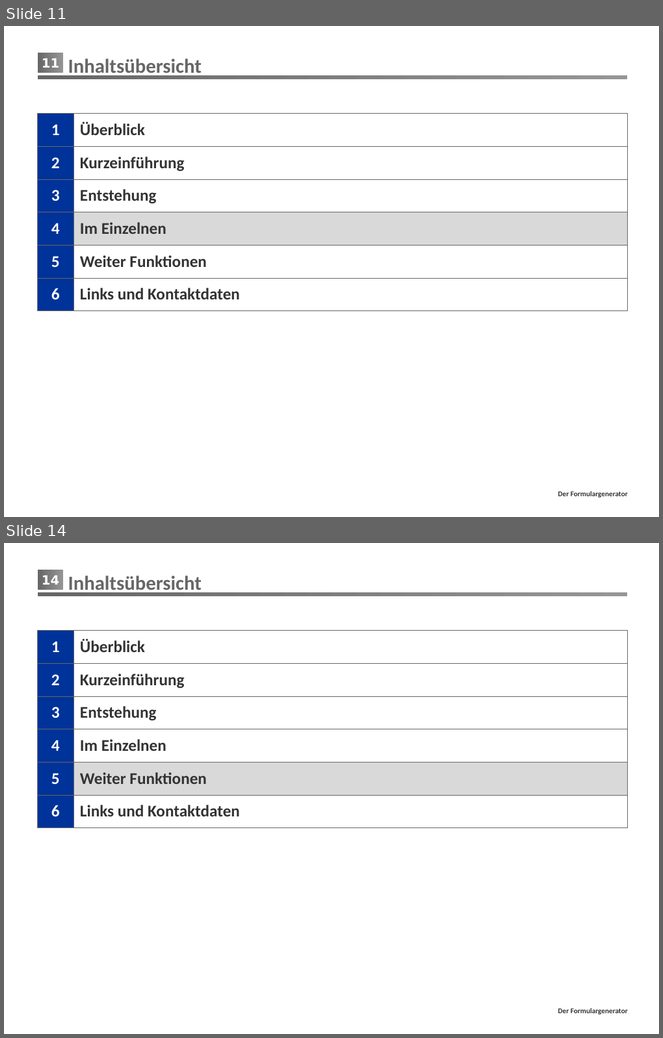
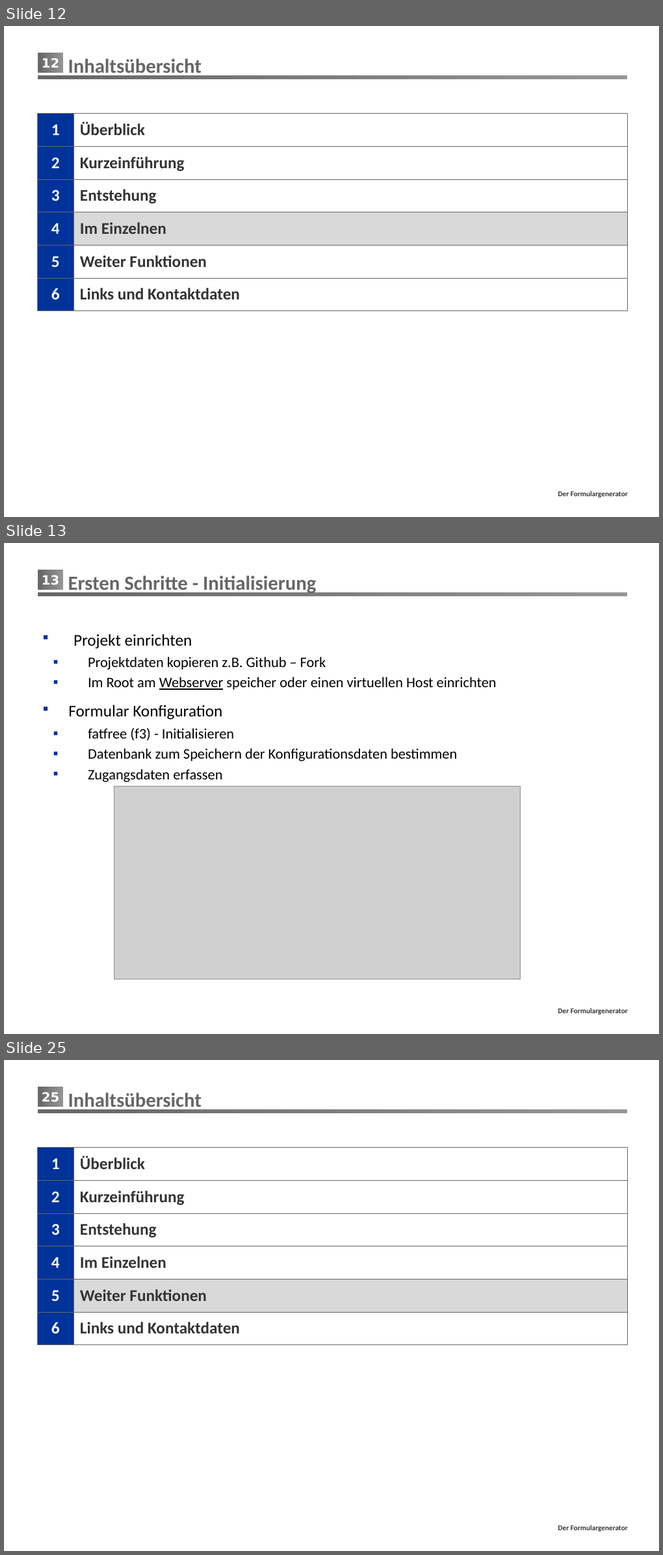
Before and after one commit to mrmorden74/formgen, a slide deck: Präsentation/FormGen.pptx. Shown one above the other, each under a label of ours: slides 11 and 14 before the commit, slides 12, 13 and 25 after it; the slides between them are not shown. The pictures are 663x1038 and 663x1555 pixels, drawn with LibreOffice and Linux fonts; fonts in the diff are those of the drawing; grey boxes stand for pictures; background and template pictures are left out. Boxes give left, top, right and bottom in pixels: in the first picture for what was removed or moved away, otherwise in the second. Text is boxed around its words. In the diff, an @@ line names an element or a change of style, - is before the commit and + after.

```diff
--- a/Präsentation/FormGen.pptx
+++ b/Präsentation/FormGen.pptx
@@ slide 13 added at (x1=4, y1=543, x2=659, y2=1034), background #FFFFFF; not listed: 3 template elements that a slide beside it also shows @@
@@ title added at (x1=68, y1=575, x2=316, y2=595), 22 pt, text #666666, bold @@
+Ersten Schritte - Initialisierung
@@ text added at (x1=68, y1=634, x2=497, y2=782), 16 pt, text #000000 @@
+▪ Projekt einrichten
+  ▪ Projektdaten kopieren z.B. Github – Fork
+  ▪ Im Root am Webserver speicher oder einen virtuellen Host einrichten
+▪ Formular Konfiguration
+  ▪ fatfree (f3) - Initialisieren
+  ▪ Datenbank zum Speichern der Konfigurationsdaten bestimmen
+  ▪ Zugangsdaten erfassen
@@ picture added at (x1=114, y1=786, x2=521, y2=979) @@
@@ what was slide 11 is now slide 12 @@
@@ page number at (x1=42, y1=58, x2=59, y2=68): text changed @@
-11
+12
@@ what was slide 14 is now slide 25 @@
@@ page number at (x1=42, y1=1092, x2=59, y2=1102): text changed @@
-14
+25
```
Also in this commit, not shown: 6 slides changed, 12 other slides added, 1 slide removed, 4 other files.
